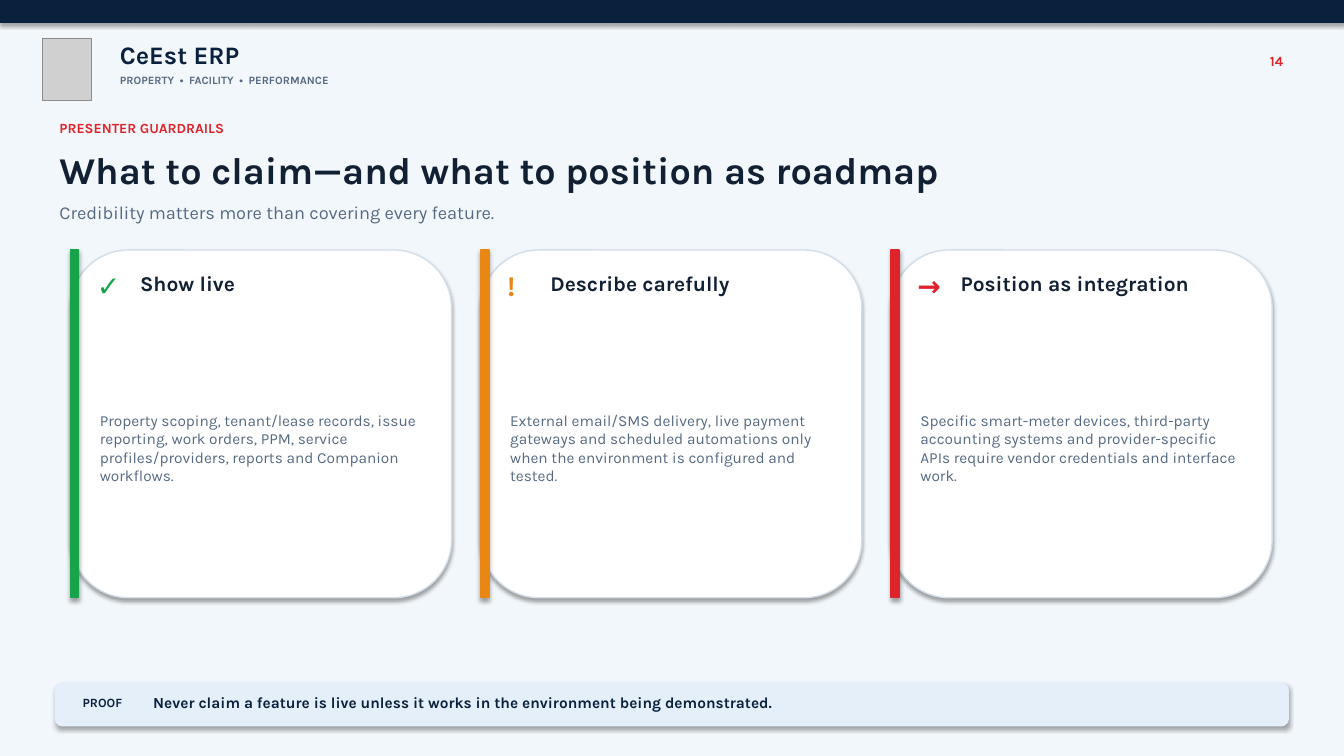
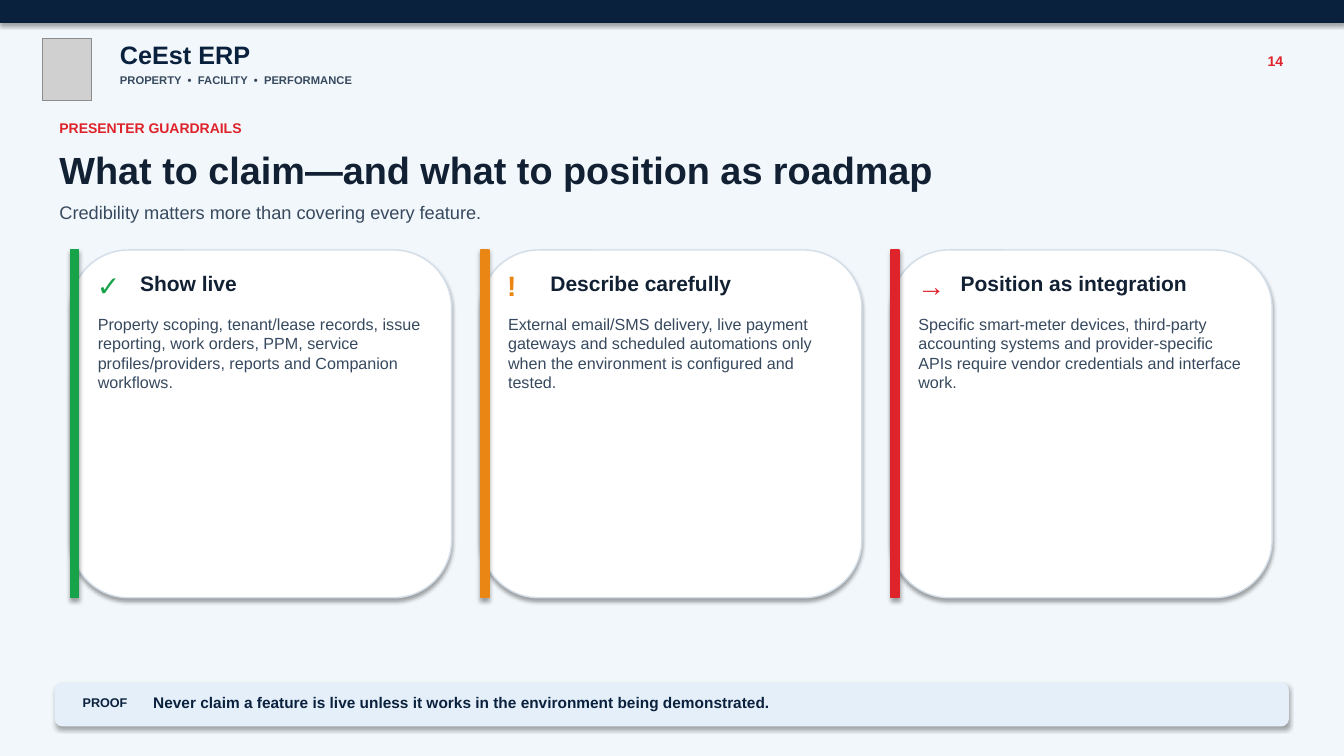
Before and after one commit to samnmbuguah/Center_Estates, a slide deck: slide 15 of docs/presentations/CeEst_ERP_Live_Demo_Presentation.pptx. Drawn at 1344x756 pixels with LibreOffice and Linux fonts; fonts in the diff are those of the drawing; grey boxes stand for pictures. Boxes give left, top, right and bottom in pixels: in the first picture for what was removed or moved away, otherwise in the second. Text is boxed around its words. In the diff, an @@ line names an element or a change of style, - is before the commit and + after.

```diff
--- a/docs/presentations/CeEst_ERP_Live_Demo_Presentation.pptx
+++ b/docs/presentations/CeEst_ERP_Live_Demo_Presentation.pptx
@@ text "PROPERTY • FACILITY • PERFORMANCE" at box(120, 76, 352, 84): font Karla to Arial, text colour #556982 to #37495E @@
@@ text "Credibility matters more than covering ..." at box(59, 206, 482, 223): font Karla to Arial, text colour #556982 to #37495E @@
@@ font Karla to Arial in 10 elements at box(120, 46, 250, 65), box(59, 123, 242, 133), box(59, 156, 933, 191), box(1268, 56, 1284, 66), box(140, 275, 237, 292), box(550, 275, 731, 296), box(961, 275, 1186, 296), box(83, 698, 128, 707), box(153, 697, 769, 711), box(913, 268, 954, 303) @@
@@ size 11 to 11.5 pt, font Karla to Arial, text colour #556982 to #37495E; vertical alignment middle to top in 3 elements at box(98, 318, 421, 388), box(508, 318, 812, 388), box(918, 318, 1241, 388) @@
```
Also in this commit, not shown: 16 other slides changed, 2 other files.
